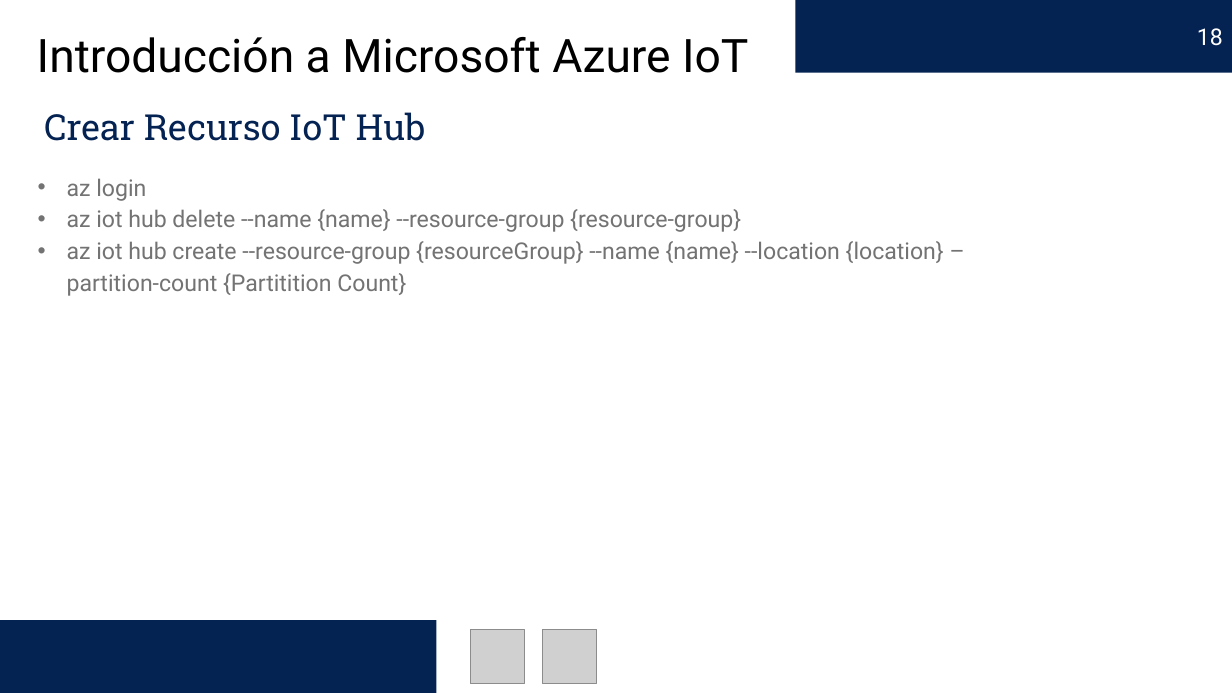
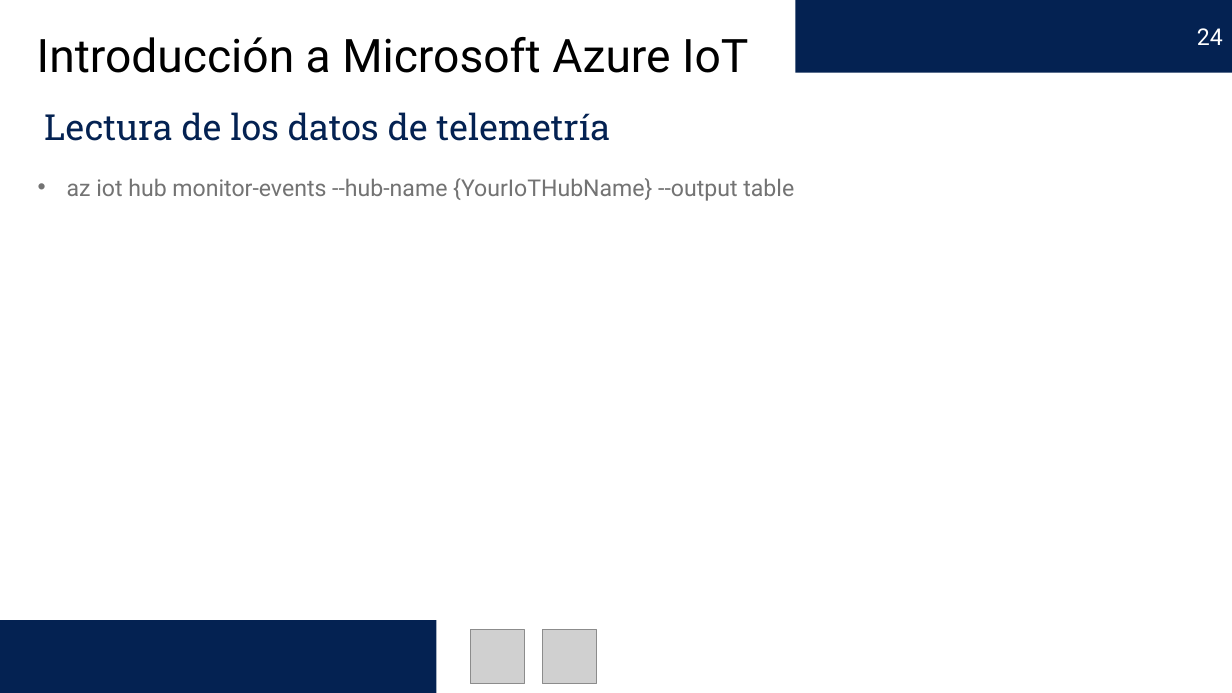
Before and after one commit to edercarmona/AzureIoT, a slide deck: slide 24 of Introducción a Microsoft Azure IoT.pptx (slide 18 before the commit). Drawn at 1232x693 pixels with LibreOffice and Linux fonts; fonts in the diff are those of the drawing; grey boxes stand for pictures. Boxes give left, top, right and bottom in pixels: in the first picture for what was removed or moved away, otherwise in the second. Text is boxed around its words. In the diff, an @@ line names an element or a change of style, - is before the commit and + after.

```diff
--- a/Introducción a Microsoft Azure IoT.pptx
+++ b/Introducción a Microsoft Azure IoT.pptx
@@ page number at [1197, 28, 1223, 45]: text changed @@
-18
+24
@@ text at [44, 112, 610, 141]: text changed @@
-Crear Recurso IoT Hub
+Lectura de los datos de telemetría
@@ text at [67, 178, 794, 201]: text changed @@
-• az login
-• az iot hub delete --name {name} --resource-group {resource-group}
-• az iot hub create --resource-group {resourceGroup} --name {name} --location {location} –partition-count {Partitition Count}
+• az iot hub monitor-events --hub-name {YourIoTHubName} --output table
```
Also in this commit, not shown: 6 other slides changed, 1 slide added, 1 other file.
